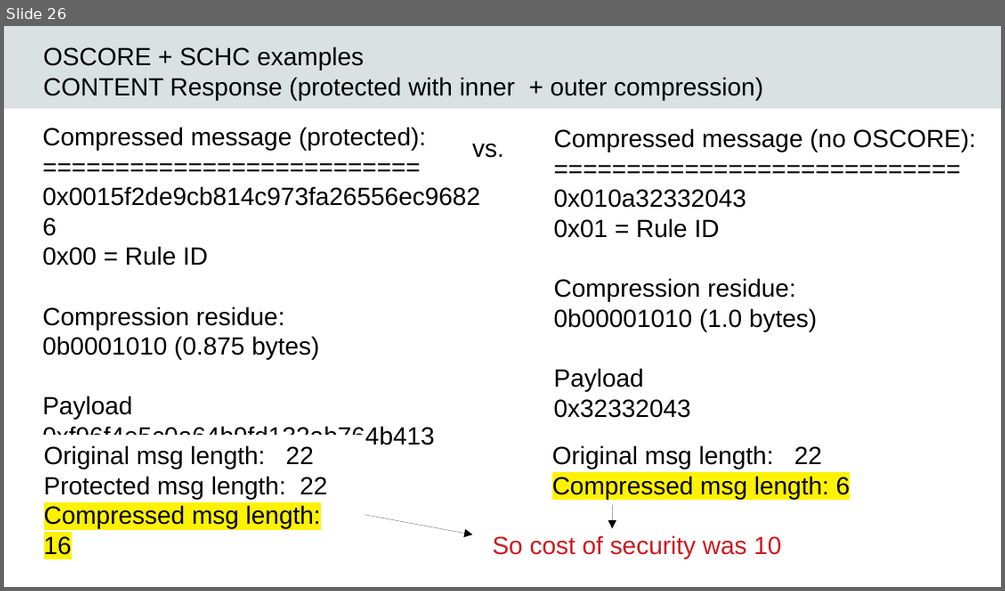
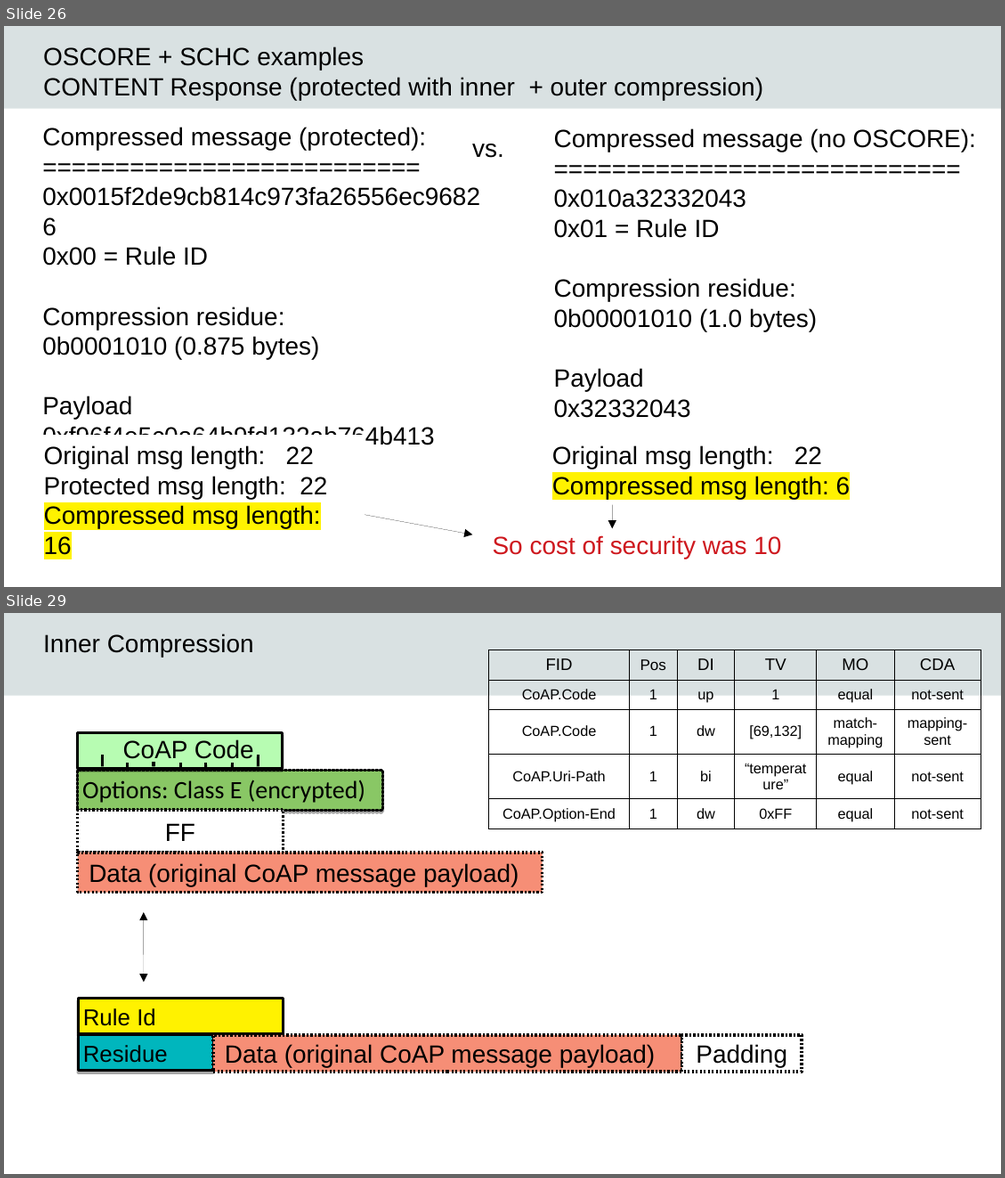
Before and after one commit to randreasen/oscoreslides, a slide deck: oscore_slides.odp. Shown one above the other, each under a label of ours: slide 26 before the commit, slides 26 and 29 after it; the slides between them are not shown. The pictures are 1005x591 and 1005x1178 pixels, drawn with LibreOffice and Linux fonts; fonts in the diff are those of the drawing; background and template pictures are left out. Boxes give left, top, right and bottom in pixels: in the first picture for what was removed or moved away, otherwise in the second. Text is boxed around its words. In the diff, an @@ line names an element or a change of style, - is before the commit and + after.

```diff
--- a/oscore_slides.odp
+++ b/oscore_slides.odp
@@ slide 29 added at <box>4,613,1001,1174</box>, background #FFFFFF; not listed: 1 template element that a slide beside it also shows @@
@@ text added at <box>43,633,254,657</box>, 18 pt, text #000000 @@
+Inner Compression
@@ table added at <box>488,649,981,825</box>, 5 rows, 6 columns @@
+FID | Pos | DI | TV | MO | CDA
+CoAP.Code | 1 | up | 1 | equal | not-sent
+CoAP.Code | 1 | dw | [69,132] | match-mapping | mapping-sent
+CoAP.Uri-Path | 1 | bi | “temperature” | equal | not-sent
+CoAP.Option-End | 1 | dw | 0xFF | equal | not-sent
@@ rectangle added at <box>78,732,283,769</box>, fill #B7FCB2, outline #000000 2.01 pt @@
@@ text added at <box>123,739,254,763</box>, 18 pt, text #000000 @@
+CoAP Code
@@ rectangle added at <box>78,771,383,811</box>, fill #89C765, outline #000000 2.01 pt, 18 pt, text #000000 @@
+Options: Class E (encrypted)
@@ freeform shape added at <box>103,755,103,766</box>, outline #000000 2.01 pt @@
@@ freeform shape added at <box>128,763,128,766</box>, outline #000000 2.01 pt @@
@@ freeform shape added at <box>154,762,154,765</box>, outline #000000 2.01 pt @@
@@ freeform shape added at <box>180,763,180,766</box>, outline #000000 2.01 pt @@
@@ freeform shape added at <box>205,763,205,766</box>, outline #000000 2.01 pt @@
@@ freeform shape added at <box>232,763,232,766</box>, outline #000000 2.01 pt @@
@@ freeform shape added at <box>259,755,259,766</box>, outline #000000 2.01 pt @@
@@ rectangle added at <box>78,811,283,852</box>, fill #FFFFFF, outline #000000 2.3 pt, 18 pt, text #000000 @@
+FF
@@ rectangle added at <box>78,852,542,892</box>, fill #F68E76, outline #000000 2.3 pt, 18 pt, text #000000 @@
+Data (original CoAP message payload)
@@ double arrow added from (144, 912) to (144, 981), #000000 0 pt @@
@@ rectangle added at <box>78,997,283,1034</box>, fill #FFF200, outline #000000 2.01 pt, 16.6 pt, text #000000 @@
+Rule Id
@@ rectangle added at <box>78,1035,213,1070</box>, fill #00B6BD, outline #000000 2.01 pt, 16.6 pt, text #000000 @@
+Residue
@@ rectangle added at <box>213,1035,682,1071</box>, fill #F68E76, outline #000000 2.3 pt, 18 pt, text #000000 @@
+Data (original CoAP message payload)
@@ rectangle added at <box>682,1035,801,1071</box>, fill #FFFFFF, outline #000000 2.3 pt, 18 pt, text #000000 @@
+Padding
```
Also in this commit, not shown: 3 slides changed, 9 other slides added, 1 other file.
